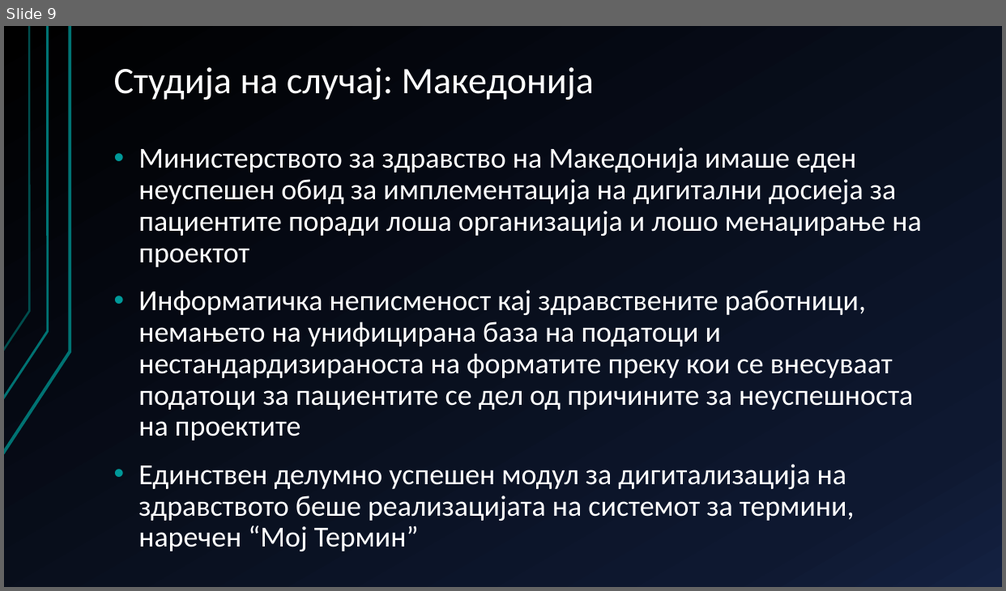
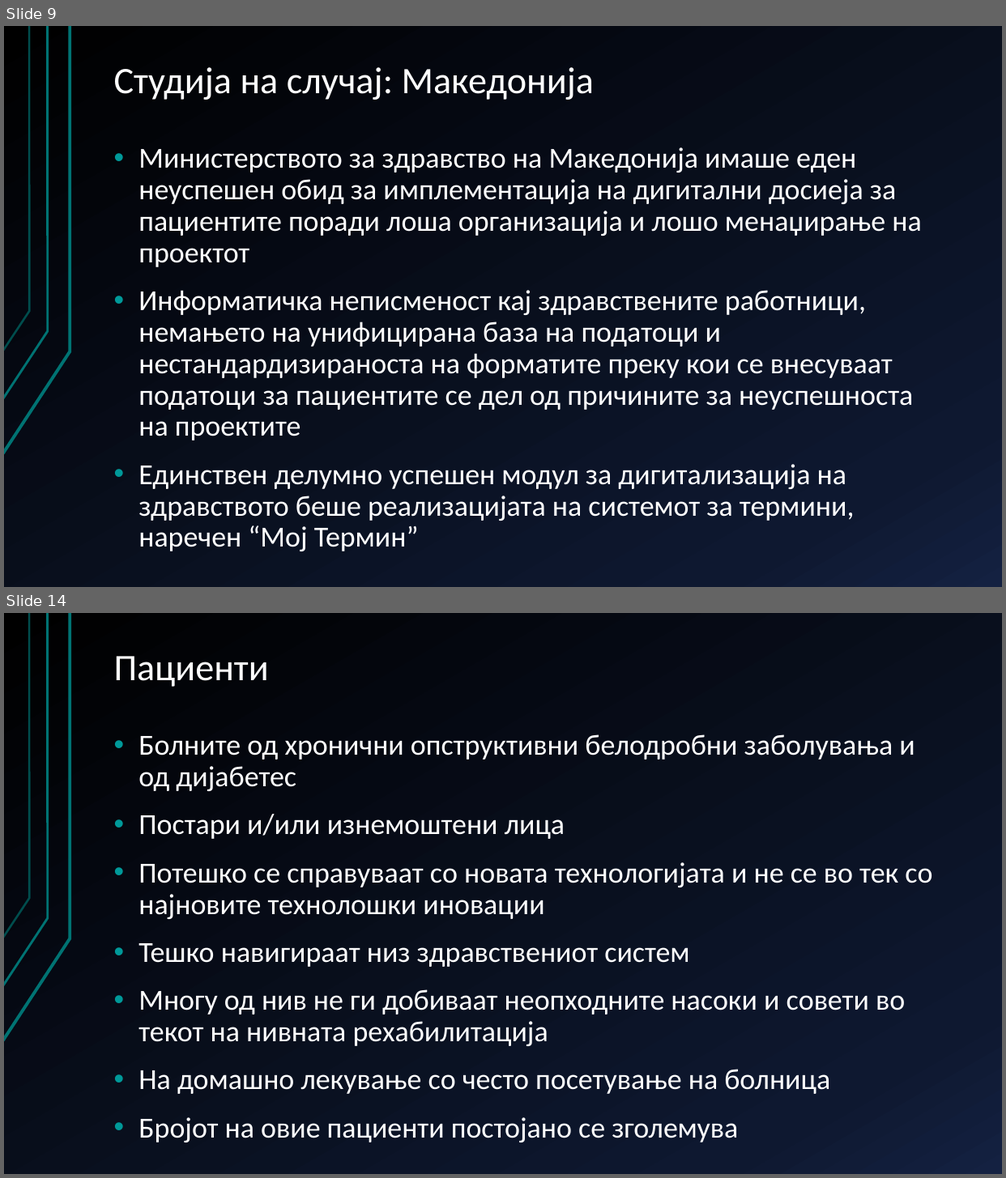
Before and after one commit to AlenDosev/Master, a slide deck: Master.pptx. Shown one above the other, each under a label of ours: slide 9 before the commit, slides 9 and 14 after it; the slides between them are not shown. The pictures are 1006x591 and 1006x1178 pixels, drawn with LibreOffice and Linux fonts; fonts in the diff are those of the drawing. Boxes give left, top, right and bottom in pixels: in the first picture for what was removed or moved away, otherwise in the second. Text is boxed around its words. In the diff, an @@ line names an element or a change of style, - is before the commit and + after.

```diff
--- a/Master.pptx
+++ b/Master.pptx
@@ slide 14 added at (4, 613, 1002, 1174), background gradient #000000 to #0F1931 to #142242; not listed: 3 template elements that a slide beside it also shows @@
@@ title added at (114, 656, 269, 687), 36 pt, text #FFFFFF @@
+Пациенти
@@ text added at (138, 735, 932, 1143), 28 pt, text #FFFFFF @@
+• Болните од хронични опструктивни белодробни заболувања и од дијабетес
+• Постари и/или изнемоштени лица
+• Потешко се справуваат со новата технологијата и не се во тек со најновите технолошки иновации
+• Тешко навигираат низ здравствениот систем
+• Многу од нив не ги добиваат неопходните насоки и совети во текот на нивната рехабилитација
+• На домашно лекување со често посетување на болница
+• Бројот на овие пациенти постојано се зголемува
```
Also in this commit, not shown: 1 slide changed, 7 other slides added, 8 slides removed, 1 other file.
